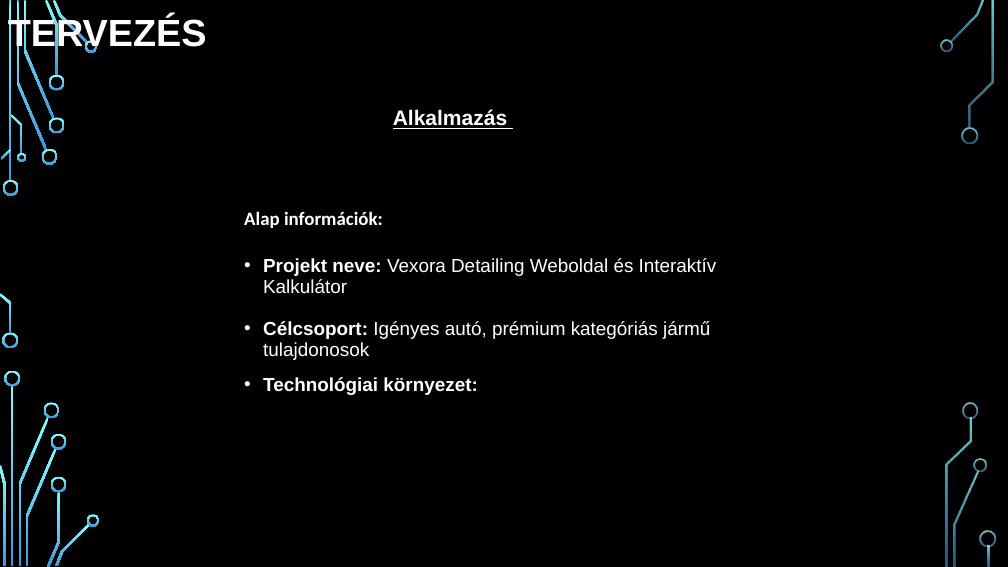
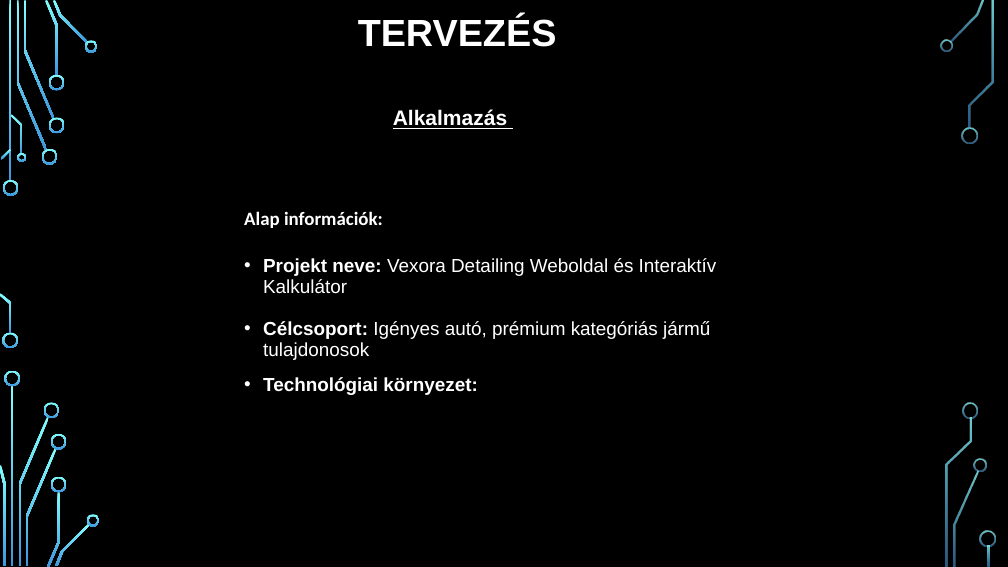
Before and after one commit to C5734E/Vizsga_Feladat, a slide deck: slide 7 of Autó Kozmetika orai DB.pptx (slide 6 before the commit). Drawn at 1008x567 pixels with LibreOffice and Linux fonts; fonts in the diff are those of the drawing; background and template pictures are left out. Boxes give left, top, right and bottom in pixels: in the first picture for what was removed or moved away, otherwise in the second. Text is boxed around its words. In the diff, an @@ line names an element or a change of style, - is before the commit and + after.

```diff
--- a/Autó Kozmetika orai DB.pptx
+++ b/Autó Kozmetika orai DB.pptx
@@ title "TERVEZÉS" rewrapped from [8, 16, 207, 53] to [358, 16, 557, 47] @@
```
Also in this commit, not shown: 7 other slides changed, 5 slides added.
